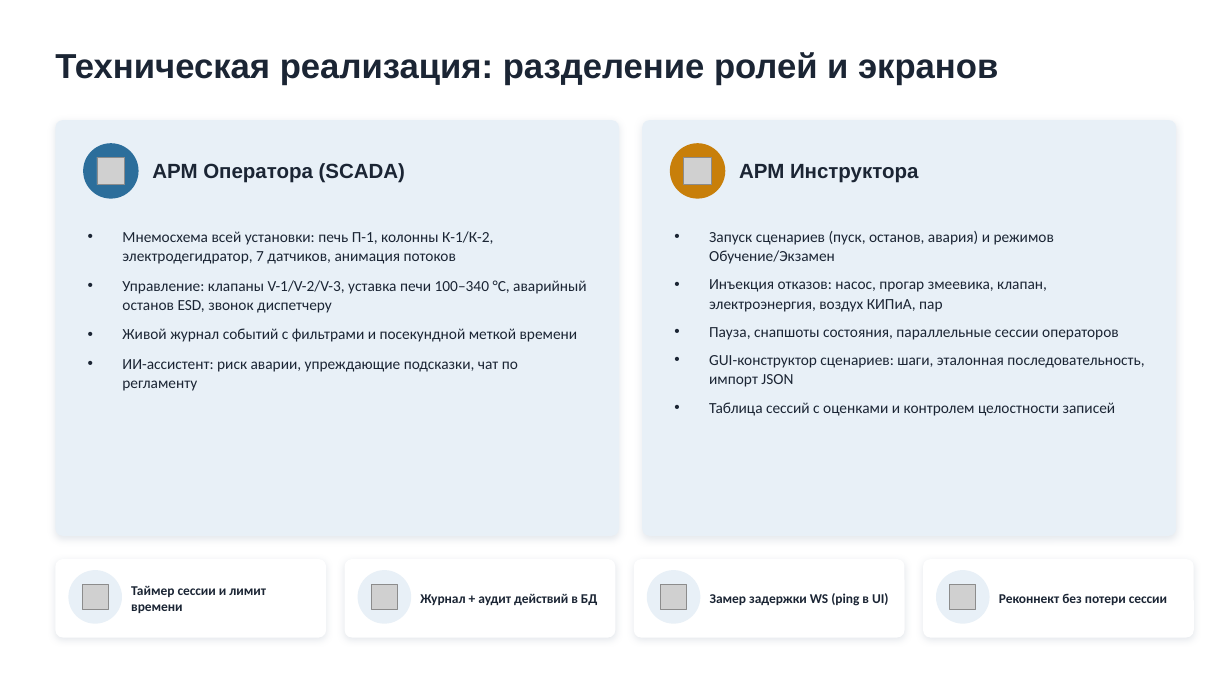
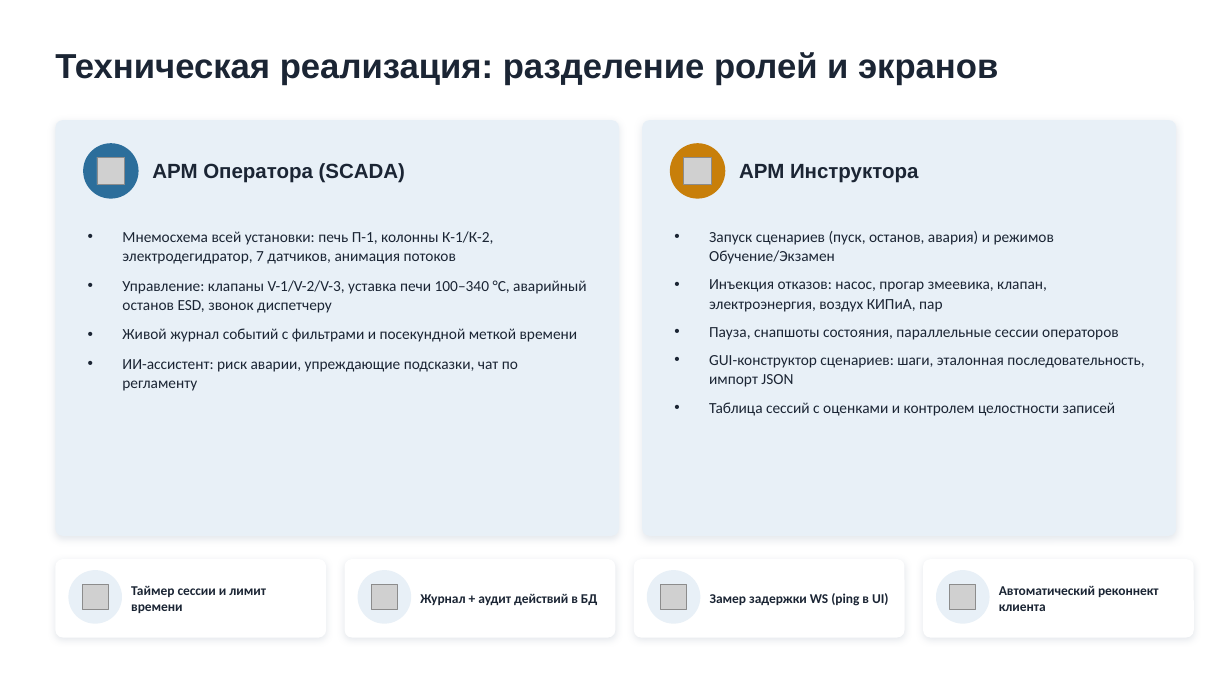
Before and after one commit to Arladnice/elou-avt-smart-tutor, a slide deck: slide 4 of docs/presentations/ELOU_AVT_Smart_Tutor.pptx. Drawn at 1232x693 pixels with LibreOffice and Linux fonts; fonts in the diff are those of the drawing; grey boxes stand for pictures. Boxes give left, top, right and bottom in pixels: in the first picture for what was removed or moved away, otherwise in the second. Text is boxed around its words. In the diff, an @@ line names an element or a change of style, - is before the commit and + after.

```diff
--- a/docs/presentations/ELOU_AVT_Smart_Tutor.pptx
+++ b/docs/presentations/ELOU_AVT_Smart_Tutor.pptx
@@ text at (999,586,1159,611): text changed @@
-Реконнект без потери сессии
+Автоматический реконнект клиента
```
Also in this commit, not shown: 9 other slides changed, 27 other files.
